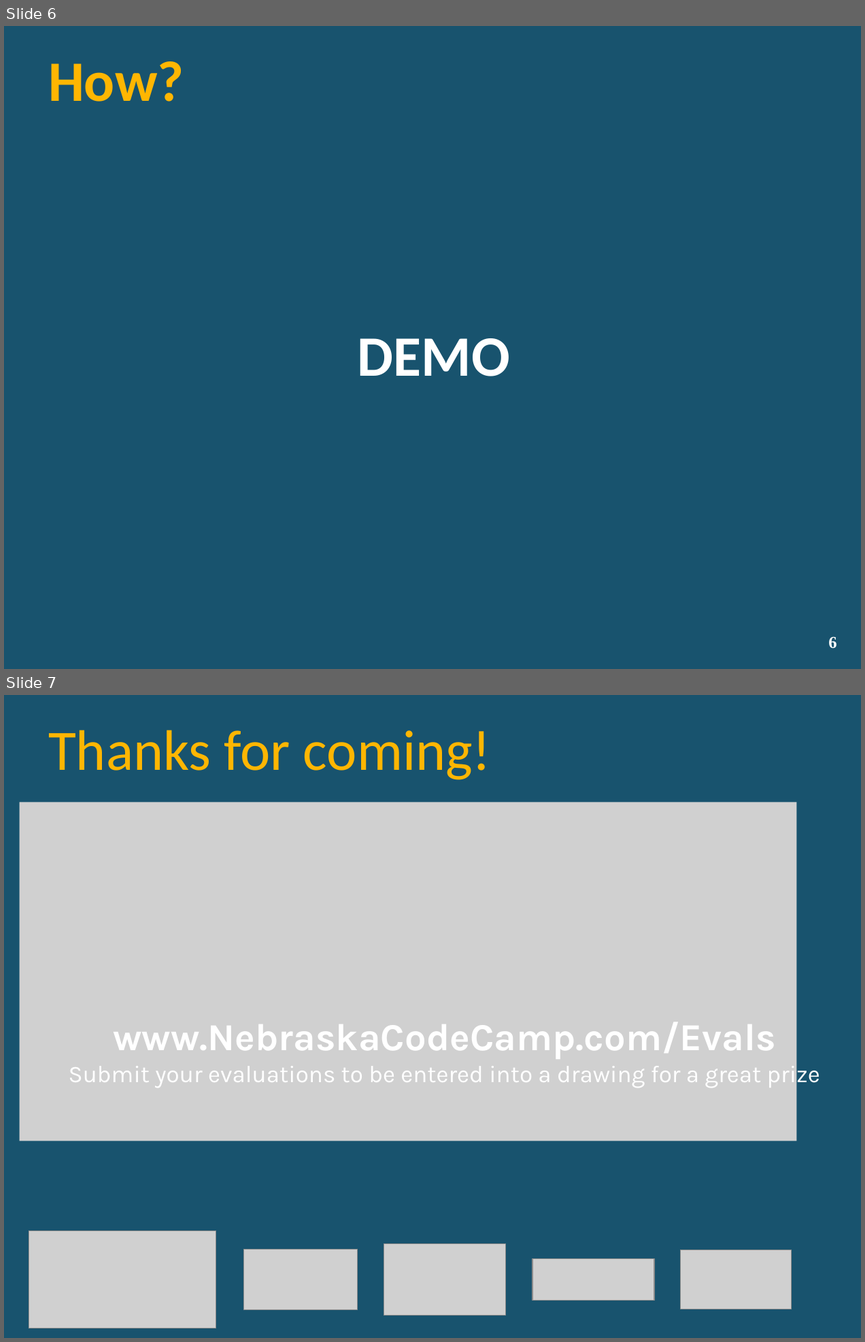
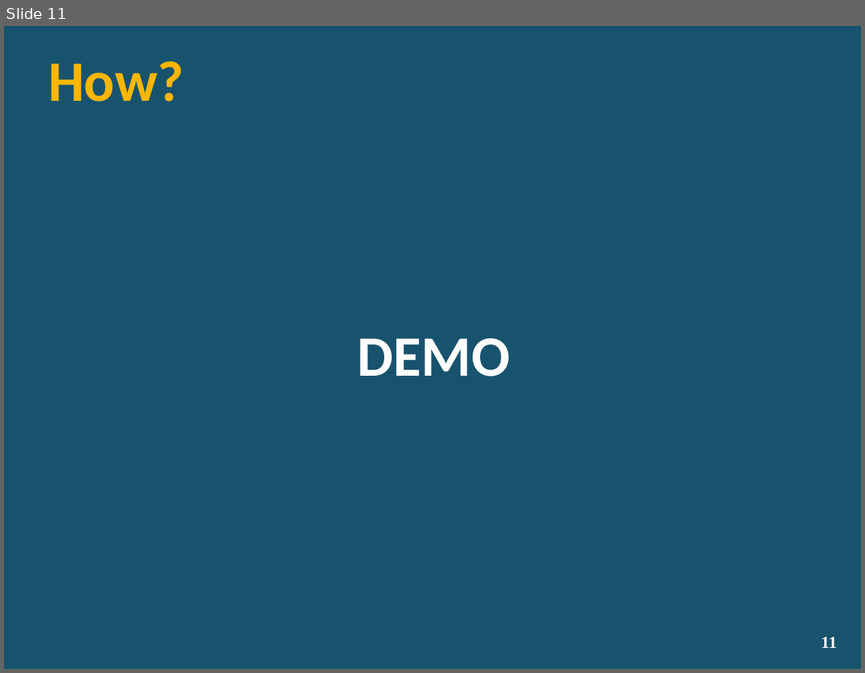
Before and after one commit to lozanotek/RefreshWithNuGet, a slide deck: slides/RefreshWithNuGet.pptx. Shown one above the other, each under a label of ours: slides 6 and 7 before the commit, slide 11 after it. The pictures are 865x1342 and 865x673 pixels, drawn with LibreOffice and Linux fonts; fonts in the diff are those of the drawing; grey boxes stand for pictures; background and template pictures are left out. Boxes give left, top, right and bottom in pixels: in the first picture for what was removed or moved away, otherwise in the second. Text is boxed around its words. In the diff, an @@ line names an element or a change of style, - is before the commit and + after.

```diff
--- a/slides/RefreshWithNuGet.pptx
+++ b/slides/RefreshWithNuGet.pptx
@@ slide 7 removed at bbox=[4, 695, 861, 1338], background picture (left out) @@
@@ title removed at bbox=[48, 730, 491, 780] @@
-Thanks for coming!
@@ picture removed at bbox=[20, 802, 797, 1140] @@
@@ text removed at bbox=[69, 1022, 820, 1088] @@
-www.NebraskaCodeCamp.com/Evals
-Submit your evaluations to be entered into a drawing for a great prize
@@ picture removed at bbox=[29, 1231, 216, 1328] @@
@@ picture removed at bbox=[383, 1243, 505, 1314] @@
@@ picture removed at bbox=[244, 1249, 358, 1309] @@
@@ picture removed at bbox=[532, 1259, 654, 1300] @@
@@ picture removed at bbox=[681, 1249, 791, 1308] @@
@@ what was slide 6 is now slide 11 @@
@@ page number at bbox=[821, 637, 836, 648]: text changed @@
-6
+11
```
Also in this commit, not shown: 5 slides changed, 7 slides added, 1 other slide removed.
